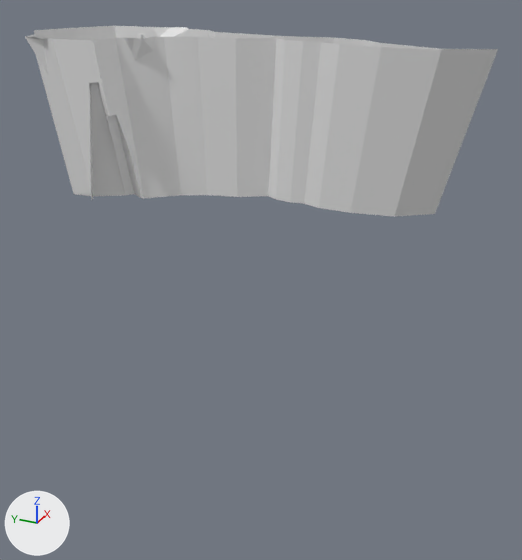
A saved change to the FBX model Assets/Models/Blockout/SM_Pit.fbx.
Camera for both pictures: a 50 mm camera at (-242.0, -188.0, -8.0) aimed at (204.0, 13.0, -232.0). The lights are fixed; the arrows at lower left show +X, +Y and +Z. Where no turn or scale is listed for an object, it has been applied to the vertices.

In view in the first picture: 'Pitt'.
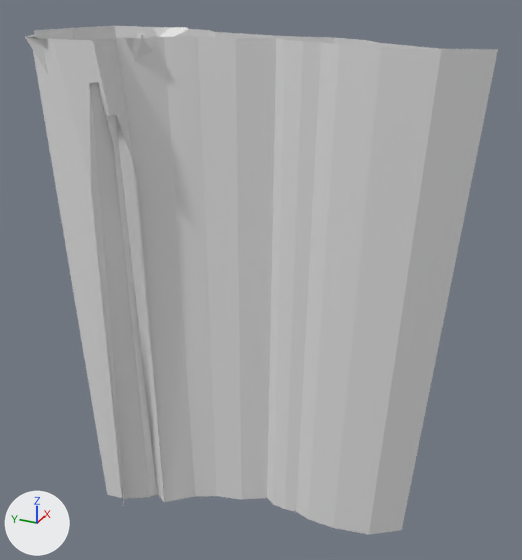
The change, as a diff of the scene's bpy script:
```diff
--- a/Assets/Models/Blockout/SM_Pit.fbx.py
+++ b/Assets/Models/Blockout/SM_Pit.fbx.py
@@ me_scene_003 @@
 me_scene_003.from_pydata(...)  # 164 vertices, 76 faces; spans x -54.0..46.0, y -187.0..124.0, z 0.0..106.0
 # used by ob_pitt; location = (196.7, 53.1, -166.2)
+# me_scene_003 part 1: all 45 vertices in x -53.0..27.0, y -160.0..96.0, z 0.0 are moved by (0.0, 0.0, -270.0)
 me_scene_003.materials.append(mat_uv_check)
```

Where the change shows, as pixel boxes [x1, y1, x2, y2] in the pictures (522 x 560 px; the box of a moved part takes in the faces that stretch with it):
'Pitt', reshaped (166% taller)
    before: [25, 26, 498, 216]
    after: [25, 26, 498, 534]
part 1 of me_scene_003, moved or reshaped
    before: [36, 26, 498, 216]
    after: [33, 26, 498, 534]
